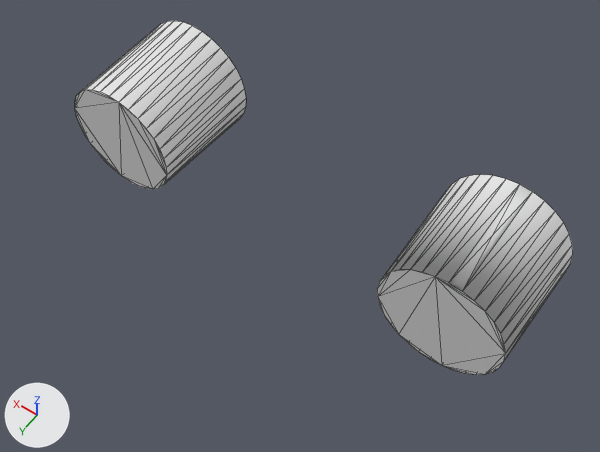
An edit to the OBJ model cosmodrone/assets/drone/jets.obj, drawn before and after from the same camera.
Camera for both pictures: a 50 mm lens placed at (-0.598, 0.165, 1.223), pointed at (-0.042, -0.614, -0.001). Arrows for +X, +Y and +Z are at lower left; the lights stay in place. Mesh edges are drawn as thin lines. Where no turn or scale is listed for an object, it has been applied to the vertices. Vertices at the same position are counted once.

Names of what the first picture shows: 'Jets_Cylinder.019'.
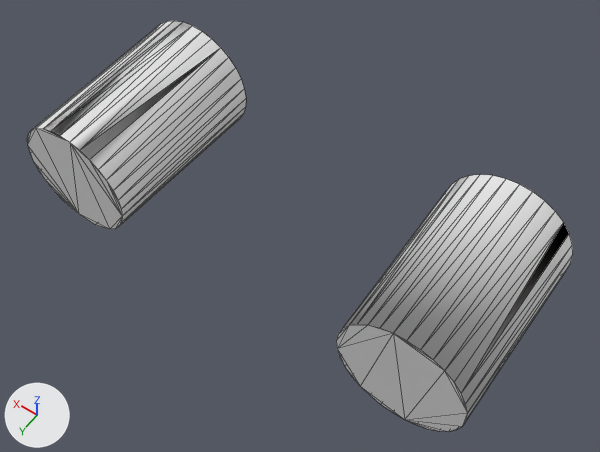
The newer file is also turned or shifted as a whole; pictures and numbers use the older file's frame.

Boxes (x1, y1, x2, y2) around the edits, measured in the pictures (600 x 452 px; the box of a moved part takes in the faces that stretch with it):
'Jets_Cylinder.019', reshaped (10% wider, 16% taller): before (75, 21, 573, 375); after (27, 21, 573, 431)
part 1 of me_jets_cylinder_019, moved or reshaped: before (377, 175, 573, 375); after (336, 175, 573, 431)
part 2 of me_jets_cylinder_019, moved or reshaped: before (75, 21, 246, 189); after (27, 21, 246, 229)

The change in detail:
me_jets_cylinder_019 is used by ob_jets_cylinder_019; location (0.0, 0.0, 0.0).
me_jets_cylinder_019 had 128 vertices, 206 faces and spanned x -0.49..0.49, y -0.807..-0.565, z -0.105..0.151.
me_jets_cylinder_019 now has 128 vertices, 200 faces and spans x -0.49..0.49, y -0.807..-0.438, z -0.105..0.151.
Part 1, on me_jets_cylinder_019:
32 faces are deleted.
32 vertices in x -0.483..-0.241, y -0.565, z -0.098..0.145 move by (0.0, 0.127, 0.0).
24 new faces join them.
Part 2, on me_jets_cylinder_019:
13 faces are deleted.
32 vertices in x 0.241..0.483, y -0.565, z -0.098..0.145 move by (0.0, 0.127, 0.0).
15 new faces join them.
